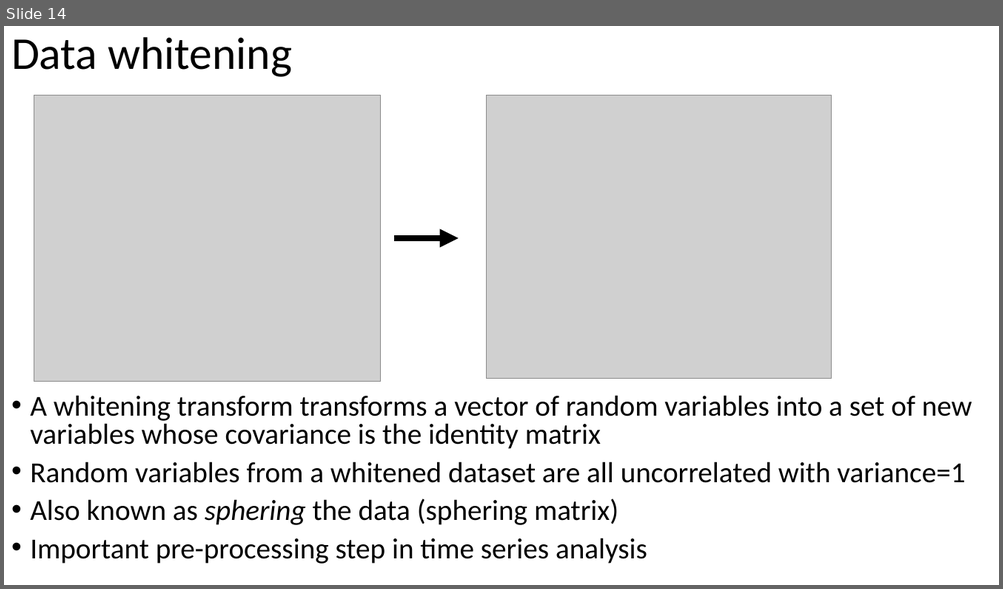
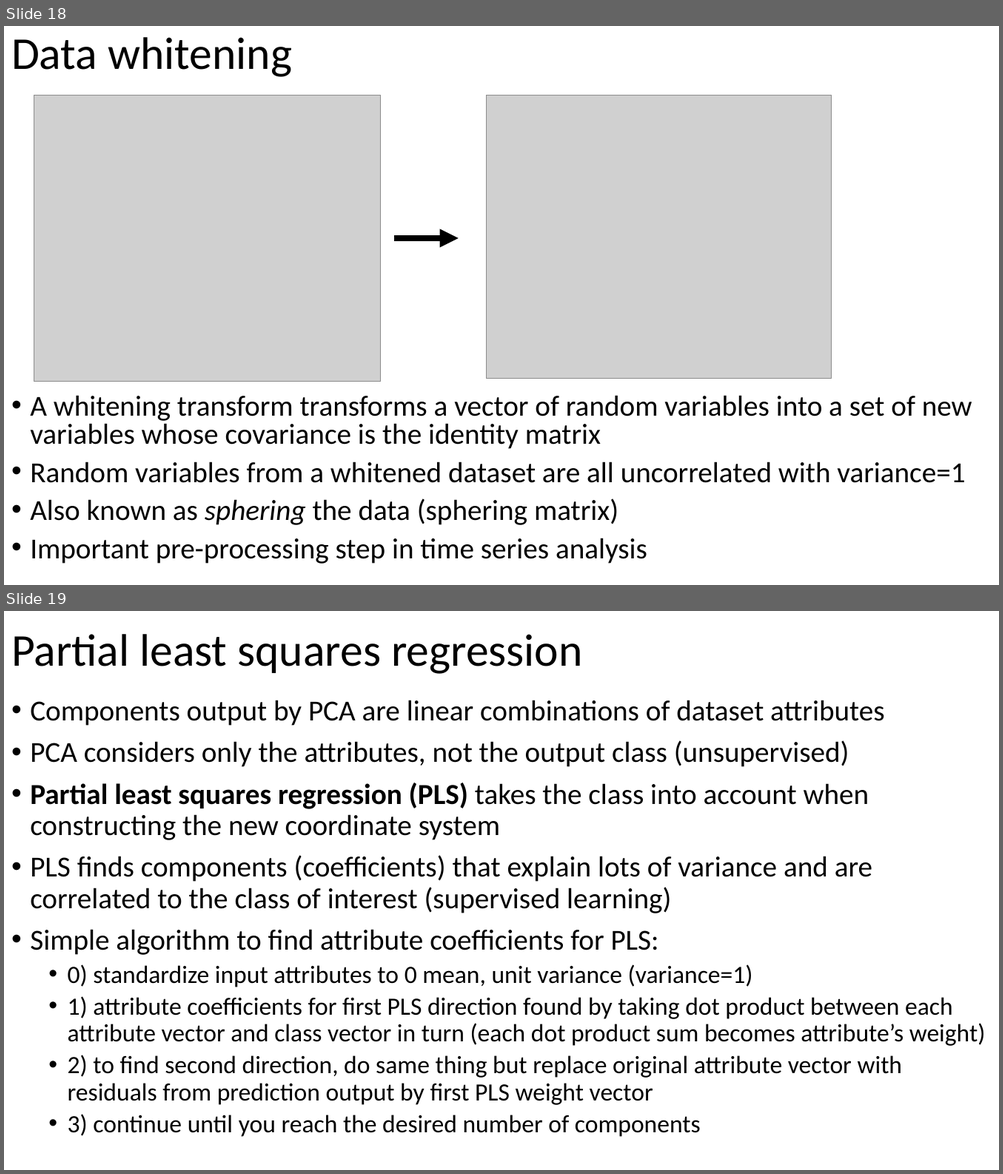
Before and after one commit to russellu/cs405, a slide deck: Lecture_15.pptx. Shown one above the other, each under a label of ours: slide 14 before the commit, slides 18 and 19 after it. The pictures are 1003x589 and 1003x1174 pixels, drawn with LibreOffice and Linux fonts; fonts in the diff are those of the drawing; grey boxes stand for pictures. Boxes give left, top, right and bottom in pixels: in the first picture for what was removed or moved away, otherwise in the second. Text is boxed around its words. In the diff, an @@ line names an element or a change of style, - is before the commit and + after.

```diff
--- a/Lecture_15.pptx
+++ b/Lecture_15.pptx
@@ slide 19 added at bbox=[4, 611, 999, 1170], background #FFFFFF @@
@@ title added at bbox=[11, 634, 583, 674], 44 pt, text #000000 @@
+Partial least squares regression
@@ text added at bbox=[30, 700, 985, 1137], 24 pt, text #000000 @@
+• Components output by PCA are linear combinations of dataset attributes
+• PCA considers only the attributes, not the output class (unsupervised)
+• Partial least squares regression (PLS) takes the class into account when constructing the new coordinate system
+• PLS finds components (coefficients) that explain lots of variance and are correlated to the class of interest (supervised learning)
+• Simple algorithm to find attribute coefficients for PLS:
+  • 0) standardize input attributes to 0 mean, unit variance (variance=1)
+  • 1) attribute coefficients for first PLS direction found by taking dot product between each attribute vector and class vector in turn (each dot product sum becomes attribute’s weight)
+  • 2) to find second direction, do same thing but replace original attribute vector with residuals from prediction output by first PLS weight vector
+  • 3) continue until you reach the desired number of components
@@ what was slide 14 is now slide 18 @@
```
Also in this commit, not shown: 6 slides changed, 5 other slides added, 2 other files.
